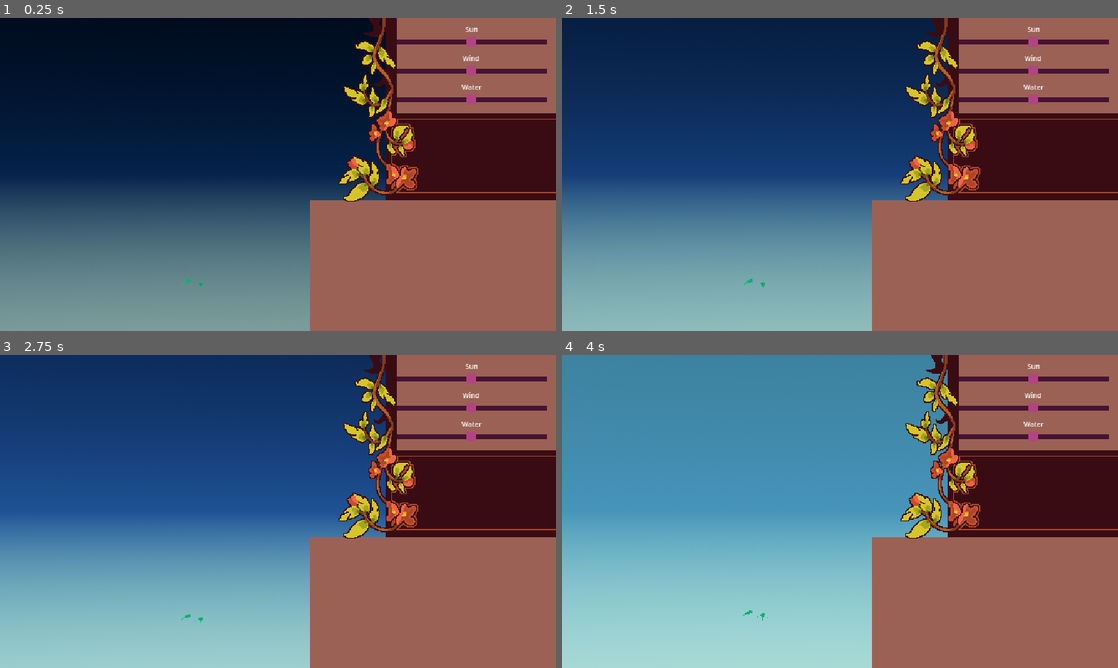
Above: before the commit, frames 1-4 (two rows, left to right).
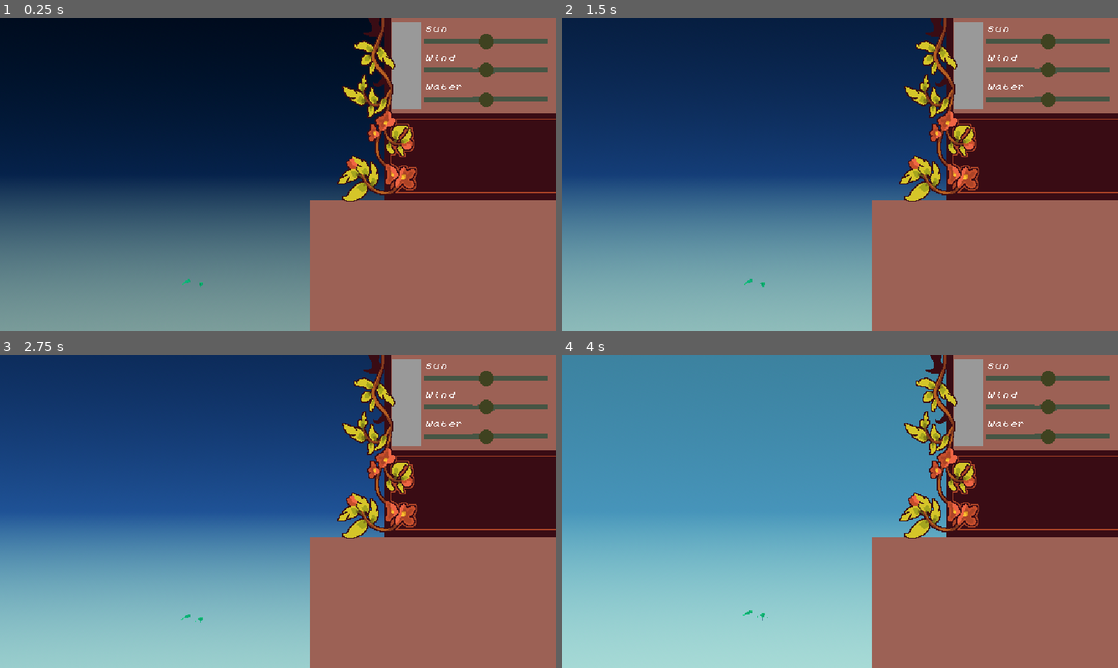
Above: after the commit, the same moments.

Repository: JeppeLindberg/comfy-jam-autumn-2025
Game: Godot game, scene res://scenes/main.tscn
The game is run twice, just before and just after one commit, with the same random seed, the same clock (stepped at 60 frames per second) and the same inputs.
Inputs (mouse positions are in pixels of both pictures, inside the frame that each line leads up to):
- Up to frame 1 (0.25 s): no input
- Up to frame 2 (1.5 s): tap Enter at 0.5 s; move the mouse to (1045, 155) at 0.52 s; tap Space at 1.25 s; move the mouse to (728, 190) at 1.27 s
- Up to frame 3 (2.75 s): tap Enter at 2 s; move the mouse to (333, 442) at 2.02 s
- Up to frame 4 (4 s): tap Space at 2.75 s; move the mouse to (812, 574) at 2.77 s; move the mouse to (1006, 558) at 3.52 s

The runs differ from the first frame. In frame 1, 4.5% of the frame differs, in the area x 60-99%, y 0-59%; in frame 2, 4.5%; in frame 3, 4.5%; in frame 4, 4.5%.

Commit message:
progress

Diff:
--- a/prefabs/ui_parameter.tscn
+++ b/prefabs/ui_parameter.tscn
@@ -1,58 +1,122 @@
-[gd_scene load_steps=4 format=3 uid="uid://d0p80on5l55d1"]
+[gd_scene load_steps=9 format=3 uid="uid://d0p80on5l55d1"]
 
 [ext_resource type="Script" uid="uid://70ql1ici1jp1" path="res://scripts/ui_parameter.gd" id="1_dd1g0"]
+[ext_resource type="FontFile" uid="uid://c3culn2j8rwlk" path="res://fonts/textmachine_handwriting.ttf" id="2_q2gni"]
+[ext_resource type="Script" uid="uid://sawq6tp5abn8" path="res://scripts/sprite_anchor.gd" id="3_8ygm6"]
+[ext_resource type="Texture2D" uid="uid://bsxsfywg3qliq" path="res://sprites/meter.png" id="4_d8ngu"]
+[ext_resource type="Texture2D" uid="uid://cd1waukq805ij" path="res://sprites/pip.png" id="4_k3ver"]
+
+[sub_resource type="StyleBoxFlat" id="StyleBoxFlat_q2gni"]
 
 [sub_resource type="StyleBoxFlat" id="StyleBoxFlat_muem4"]
 bg_color = Color(1, 1, 1, 1)
 
 [sub_resource type="StyleBoxEmpty" id="StyleBoxEmpty_muem4"]
 
-[node name="parameter" type="VBoxContainer" node_paths=PackedStringArray("filler", "title")]
+[node name="parameter" type="HBoxContainer" node_paths=PackedStringArray("filler", "title")]
+anchors_preset = 10
+anchor_right = 1.0
+offset_bottom = 35.0
+grow_horizontal = 2
 theme_override_constants/separation = 0
+alignment = 2
 script = ExtResource("1_dd1g0")
-filler = NodePath("meter_bg_container/meter_point/filler")
-title = NodePath("title")
+filler = NodePath("container/meter_bg_container/meter_point/filler")
+title = NodePath("container/title_container/title")
 
-[node name="title" type="RichTextLabel" parent="."]
-custom_minimum_size = Vector2(0, 11.5)
+[node name="image_panel" type="Panel" parent="."]
+custom_minimum_size = Vector2(30, 30)
 layout_mode = 2
-theme_override_font_sizes/normal_font_size = 7
+theme_override_styles/panel = SubResource("StyleBoxFlat_q2gni")
+
+[node name="center" type="CenterContainer" parent="image_panel"]
+layout_mode = 1
+anchors_preset = 8
+anchor_left = 0.5
+anchor_top = 0.5
+anchor_right = 0.5
+anchor_bottom = 0.5
+grow_horizontal = 2
+grow_vertical = 2
+
+[node name="container" type="VBoxContainer" parent="."]
+layout_mode = 2
+theme_override_constants/separation = 0
+alignment = 1
+
+[node name="title_container" type="MarginContainer" parent="container"]
+layout_mode = 2
+theme_override_constants/margin_left = 5
+theme_override_constants/margin_top = 0
+theme_override_constants/margin_right = 0
+theme_override_constants/margin_bottom = 0
+
+[node name="title" type="RichTextLabel" parent="container/title_container"]
+texture_filter = 1
+custom_minimum_size = Vector2(0, 11)
+layout_mode = 2
+theme_override_fonts/normal_font = ExtResource("2_q2gni")
+theme_override_font_sizes/normal_font_size = 8
 text = "Sun"
-horizontal_alignment = 1
-vertical_alignment = 2
+vertical_alignment = 1
 
-[node name="meter_bg_container" type="MarginContainer" parent="."]
+[node name="meter_bg_container" type="MarginContainer" parent="container"]
 layout_mode = 2
-theme_override_constants/margin_left = 10
+theme_override_constants/margin_left = 5
 theme_override_constants/margin_top = 5
 theme_override_constants/margin_right = 10
 theme_override_constants/margin_bottom = 5
 
-[node name="meter_bg" type="Panel" parent="meter_bg_container"]
-self_modulate = Color(0.27347, 0.0766174, 0.189602, 1)
-custom_minimum_size = Vector2(5, 5)
+[node name="meter_bg" type="Panel" parent="container/meter_bg_container"]
+self_modulate = Color(0.27451, 0.0784314, 0.188235, 0)
+custom_minimum_size = Vector2(125, 5)
 layout_mode = 2
 theme_override_styles/panel = SubResource("StyleBoxFlat_muem4")
 
-[node name="meter_point" type="HBoxContainer" parent="meter_bg_container"]
+[node name="center" type="CenterContainer" parent="container/meter_bg_container/meter_bg"]
+layout_mode = 1
+anchors_preset = 8
+anchor_left = 0.5
+anchor_top = 0.5
+anchor_right = 0.5
+anchor_bottom = 0.5
+grow_horizontal = 2
+grow_vertical = 2
+script = ExtResource("3_8ygm6")
+texture = ExtResource("4_d8ngu")
+
+[node name="meter_point" type="HBoxContainer" parent="container/meter_bg_container"]
 layout_mode = 2
 theme_override_constants/separation = 0
 
-[node name="filler" type="Panel" parent="meter_bg_container/meter_point"]
-custom_minimum_size = Vector2(9.5, 0)
+[node name="filler" type="Panel" parent="container/meter_bg_container/meter_point"]
+self_modulate = Color(1, 1, 1, 0)
+custom_minimum_size = Vector2(62.5, 0)
 layout_mode = 2
 theme_override_styles/panel = SubResource("StyleBoxEmpty_muem4")
 
-[node name="center" type="CenterContainer" parent="meter_bg_container/meter_point"]
+[node name="center" type="CenterContainer" parent="container/meter_bg_container/meter_point"]
 layout_mode = 2
 size_flags_horizontal = 4
 size_flags_vertical = 4
 use_top_left = true
 
-[node name="point" type="Panel" parent="meter_bg_container/meter_point/center"]
-self_modulate = Color(0.695565, 0.27157, 0.510685, 1)
+[node name="point" type="Panel" parent="container/meter_bg_container/meter_point/center"]
+self_modulate = Color(0.694118, 0.270588, 0.509804, 0)
 custom_minimum_size = Vector2(10, 10)
 layout_mode = 2
 size_flags_horizontal = 0
 size_flags_vertical = 4
 theme_override_styles/panel = SubResource("StyleBoxFlat_muem4")
+
+[node name="center" type="CenterContainer" parent="container/meter_bg_container/meter_point/center/point"]
+layout_mode = 1
+anchors_preset = 8
+anchor_left = 0.5
+anchor_top = 0.5
+anchor_right = 0.5
+anchor_bottom = 0.5
+grow_horizontal = 2
+grow_vertical = 2
+script = ExtResource("3_8ygm6")
+texture = ExtResource("4_k3ver")
--- a/scenes/main.tscn
+++ b/scenes/main.tscn
@@ -621,6 +621,7 @@
 anchor_bottom = 1.0
 grow_horizontal = 2
 grow_vertical = 2
+theme_override_constants/separation = 0
 alignment = 1
 
 [node name="parameter_sun" parent="ui/panel/container/parameter_panel/parameter_container" instance=ExtResource("17_dp3eg")]
@@ -714,8 +715,32 @@
 
 [node name="sprites" type="Node2D" parent="."]
 
-[node name="sprite_anchor" type="Node2D" parent="sprites" instance=ExtResource("2_5q0nq")]
-position = Vector2(1065, 324)
+[node name="@Node2D@167083" type="Node2D" parent="sprites" instance=ExtResource("2_5q0nq")]
+position = Vector2(1079, 24)
 script = ExtResource("33_5q0nq")
 
+[node name="@Node2D@167084" type="Node2D" parent="sprites" instance=ExtResource("2_5q0nq")]
+position = Vector2(1083, 24)
+script = ExtResource("33_5q0nq")
+
+[node name="@Node2D@167085" type="Node2D" parent="sprites" instance=ExtResource("2_5q0nq")]
+position = Vector2(1079, 54)
+script = ExtResource("33_5q0nq")
+
+[node name="@Node2D@167086" type="Node2D" parent="sprites" instance=ExtResource("2_5q0nq")]
+position = Vector2(1081, 54)
+script = ExtResource("33_5q0nq")
+
+[node name="@Node2D@167087" type="Node2D" parent="sprites" instance=ExtResource("2_5q0nq")]
+position = Vector2(1079, 84)
+script = ExtResource("33_5q0nq")
+
+[node name="@Node2D@167088" type="Node2D" parent="sprites" instance=ExtResource("2_5q0nq")]
+position = Vector2(1076, 84)
+script = ExtResource("33_5q0nq")
+
+[node name="@Node2D@167089" type="Node2D" parent="sprites" instance=ExtResource("2_5q0nq")]
+position = Vector2(1064, 324)
+script = ExtResource("33_5q0nq")
+
 [connection signal="new_day_signal" from="." to="tree" method="_on_main_new_day_signal"]
--- a/scripts/screen_anchor_control.gd
+++ b/scripts/screen_anchor_control.gd
@@ -3,15 +3,20 @@
 
 
 var anchor_control = null
-
+var main = self
 
 
 func _process(_delta: float) -> void:
+	update()
+
+func update():
+	if not _is_child_of_main():
+		return
+
 	if anchor_control != null:
-		global_position = round(anchor_control.global_position)
+		global_position = floor(anchor_control.global_position)
 	if (anchor_control == null) or (anchor_control.is_queued_for_deletion()):
 		queue_free()
-
 
 func _exit_tree() -> void:
 	if anchor_control == null:
@@ -20,3 +25,18 @@
 		anchor_control.sprite_anchor = null
 	if not is_queued_for_deletion():
 		queue_free()
+
+func _is_child_of_main():
+	var _main = _get_main()
+	if (_main == null) or (_main == self):
+		return false
+	return true
+
+func _get_main():
+	if main == self:
+		while not main.is_in_group('main'):
+			main = main.get_parent()
+
+	if main == self:
+		return null
+	return main
--- a/scripts/sprite_anchor.gd
+++ b/scripts/sprite_anchor.gd
@@ -21,6 +21,7 @@
 		sprite_anchor.owner = get_tree().edited_scene_root
 		sprite_anchor.anchor_control = self
 		sprite_anchor.get_node('sprite').texture = texture;
+		sprite_anchor.update()
 
 func _get_main():
 	if main == self:
--- a/scripts/ui_parameter.gd
+++ b/scripts/ui_parameter.gd
@@ -1,5 +1,5 @@
 @tool
-extends VBoxContainer
+extends Control
 
 
 
Binary file added: sprites/meter.png
Not shown, added: sprites/meter.png.import
Binary file added: sprites/pip.png
Not shown, added: sprites/pip.png.import
Binary file changed: sprites/sidebar.png
Not shown, changed: clip_studio_paint/assets.clip
Not shown, added: clip_studio_paint/meter.clip
Not shown, added: clip_studio_paint/pip.clip
Not shown, changed: clip_studio_paint/sidebar.clip
